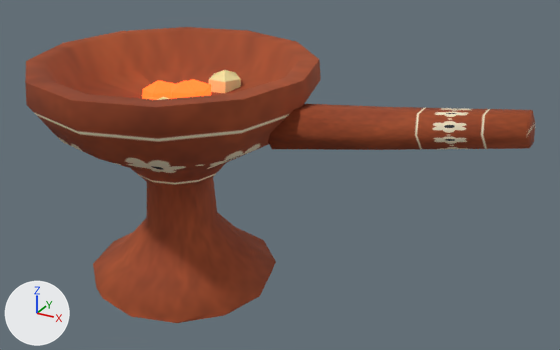
An edit to the glTF model assets/models/propios/sahumerio.gltf, drawn before and after from the same camera.
Both versions are drawn from a 50 mm lens placed at (0.26, -0.348, 0.257), pointed at (0.065, 0.008, 0.08). Arrows for +X, +Y and +Z are at lower left; the lights stay in place. The older version comes first. Where no turn or scale is listed for an object, it has been applied to the vertices.

Names of what the first picture shows: 'brasas', 'sahumerio'.
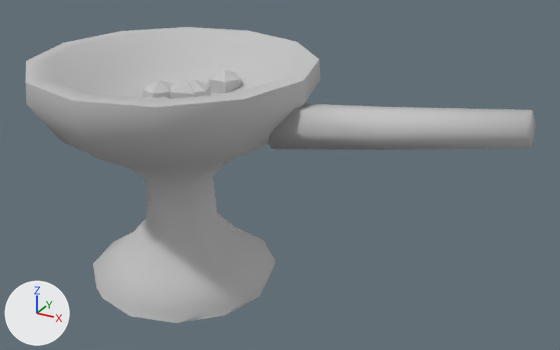
Boxes (x1, y1, x2, y2) around the edits, measured in the pictures (560 x 350 px):
'sahumerio', surface changed (brown to light grey)
    both: (25, 27, 535, 323)
'brasas', recoloured, surface changed (orange to light grey)
    both: (142, 70, 241, 100)

Diff of the bpy script that builds the scene:
```diff
--- a/assets/models/propios/sahumerio.gltf.py
+++ b/assets/models/propios/sahumerio.gltf.py
@@ mat_barro @@
 mat_barro = principled_material('barro')
-mat_barro.texture = img_barro_png
-mat_barro.roughness = 0.85
+mat_barro.base_color = (0.55, 0.55, 0.55)  # light grey #c4c4c4
+mat_barro.roughness = 0.8
@@ mat_brasa @@
 mat_brasa = principled_material('brasa')
-mat_brasa.base_color = (0.539, 0.0529, 0.00368)  # orange #c2410c
+mat_brasa.base_color = (0.55, 0.55, 0.55)  # light grey #c4c4c4
 mat_brasa.roughness = 0.9
-mat_brasa.emission_color = (1.0, 0.102, 0.0137)  # orange #ff5a1f
-mat_brasa.emission_strength = 2.5
@@ mat_copal @@
 mat_copal = principled_material('copal')
-mat_copal.base_color = (0.888, 0.768, 0.352)  # beige #f2e3a0
+mat_copal.base_color = (0.55, 0.55, 0.55)  # light grey #c4c4c4
 mat_copal.roughness = 0.4
```
